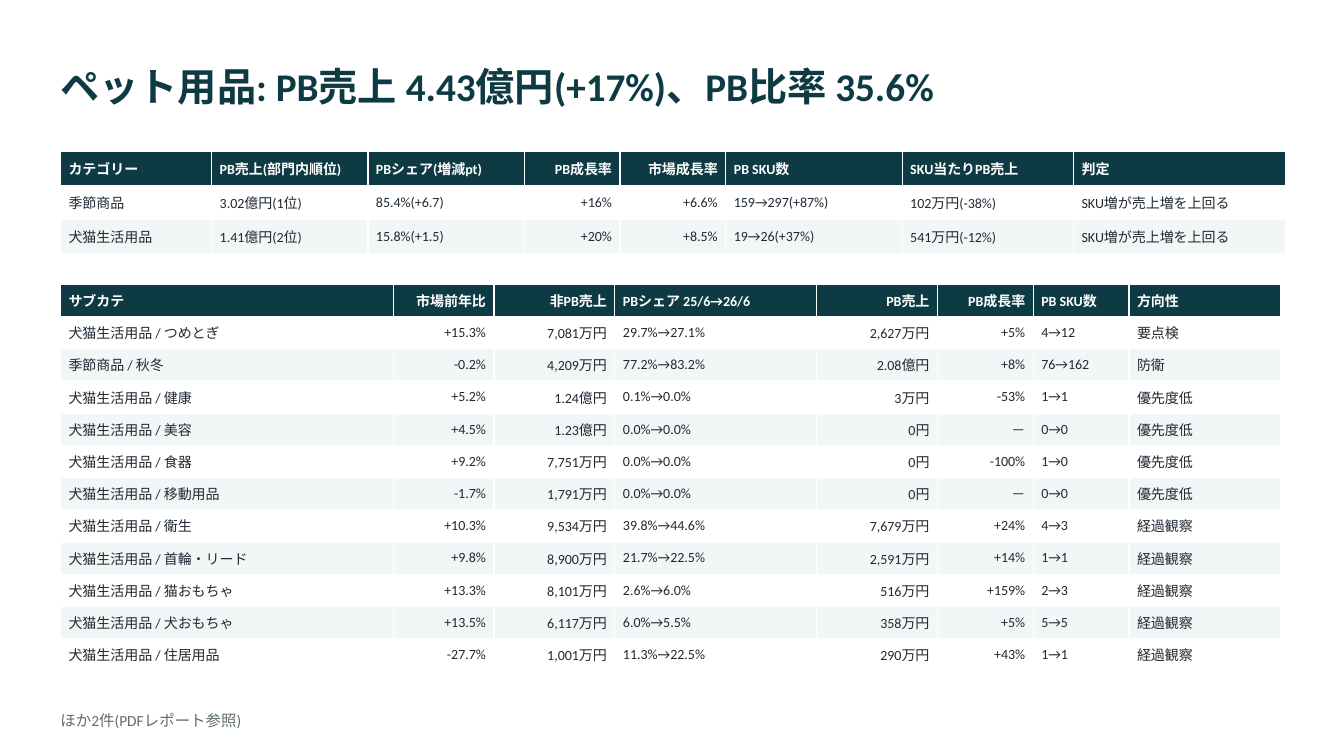
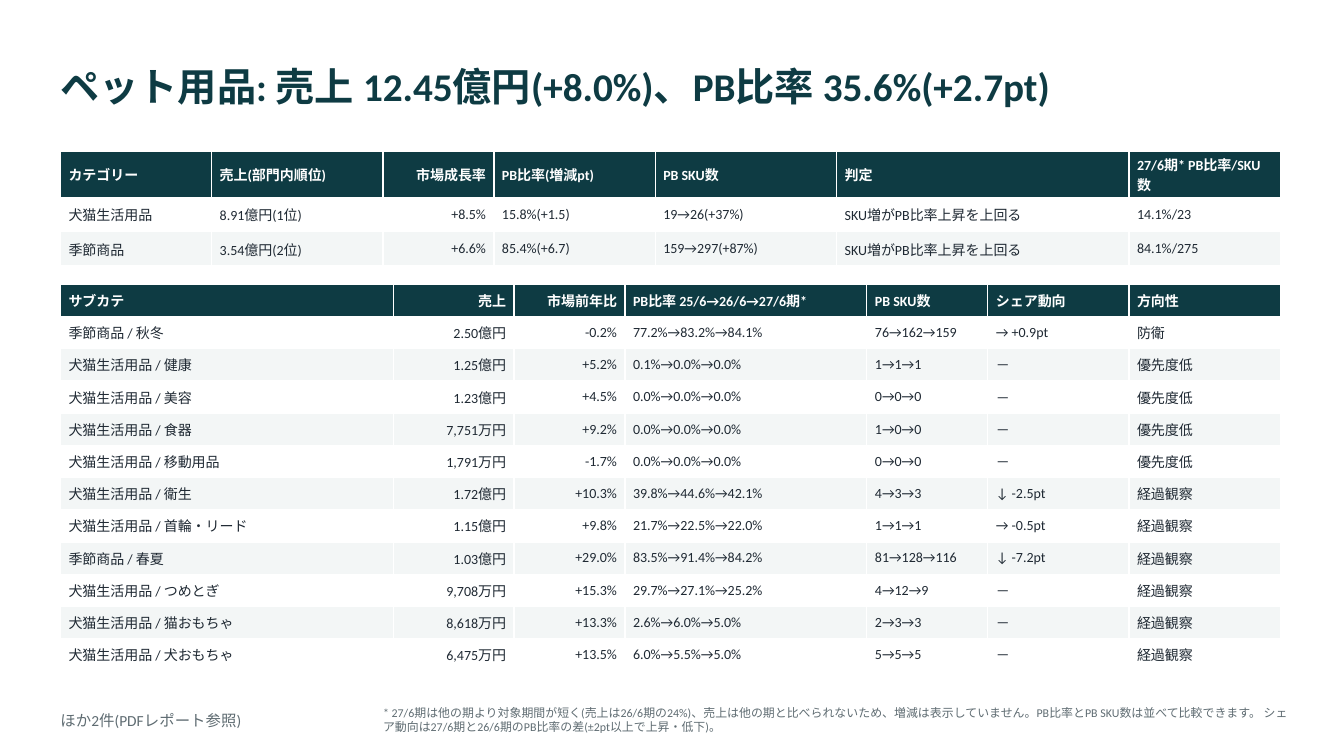
Before and after one commit to akhatri404/trial, a slide deck: slide 12 of 開発方向性 コミュニケーション資料2_PBレポート (2).pptx (slide 13 before the commit). Drawn at 1344x756 pixels with LibreOffice and Linux fonts; fonts in the diff are those of the drawing. Boxes give left, top, right and bottom in pixels: in the first picture for what was removed or moved away, otherwise in the second. Text is boxed around its words. In the diff, an @@ line names an element or a change of style, - is before the commit and + after.

```diff
--- a/開発方向性 コミュニケーション資料2_PBレポート (2).pptx
+++ b/開発方向性 コミュニケーション資料2_PBレポート (2).pptx
@@ title at bbox=[60, 67, 1050, 107]: text changed @@
-ペット用品: PB売上 4.43億円(+17%)、PB比率 35.6%
+ペット用品: 売上 12.45億円(+8.0%)、PB比率 35.6%(+2.7pt)
@@ table at bbox=[60, 151, 1280, 311] @@
-column 1: カテゴリー | 季節商品 | 犬猫生活用品
-column 2: PB売上(部門内順位) | 3.02億円(1位) | 1.41億円(2位)
-column 3: PBシェア(増減pt) | 85.4%(+6.7) | 15.8%(+1.5)
-column 4: PB成長率 | +16% | +20%
-column 5: 市場成長率 | +6.6% | +8.5%
-column 6: PB SKU数 | 159→297(+87%) | 19→26(+37%)
-column 7: SKU当たりPB売上 | 102万円(-38%) | 541万円(-12%)
-column 8: 判定 | SKU増が売上増を上回る | SKU増が売上増を上回る
+column 1: カテゴリー | 犬猫生活用品 | 季節商品
+column 2: 売上(部門内順位) | 8.91億円(1位) | 3.54億円(2位)
+column 3: 市場成長率 | +8.5% | +6.6%
+column 4: PB比率(増減pt) | 15.8%(+1.5) | 85.4%(+6.7)
+column 5: PB SKU数 | 19→26(+37%) | 159→297(+87%)
+column 6: 判定 | SKU増がPB比率上昇を上回る | SKU増がPB比率上昇を上回る
+column 7: 27/6期* PB比率/SKU数 | 14.1%/23 | 84.1%/275
@@ table: place and size @@
-table at bbox=[60, 151, 1286, 254]
+table at bbox=[60, 151, 1280, 311]
@@ table at bbox=[60, 284, 1280, 671] @@
-column 1: サブカテ | 犬猫生活用品 / つめとぎ | 季節商品 / 秋冬 | 犬猫生活用品 / 健康 | 犬猫生活用品 / 美容 | 犬猫生活用品 / 食器 | 犬猫生活用品 / 移動用品 | 犬猫生活用品 / 衛生 | 犬猫生活用品 / 首輪・リード | 犬猫生活用品 / 猫おもちゃ | 犬猫生活用品 / 犬おもちゃ | 犬猫生活用品 / 住居用品
-column 2: 市場前年比 | +15.3% | -0.2% | +5.2% | +4.5% | +9.2% | -1.7% | +10.3% | +9.8% | +13.3% | +13.5% | -27.7%
-column 3: 非PB売上 | 7,081万円 | 4,209万円 | 1.24億円 | 1.23億円 | 7,751万円 | 1,791万円 | 9,534万円 | 8,900万円 | 8,101万円 | 6,117万円 | 1,001万円
-column 4: PBシェア 25/6→26/6 | 29.7%→27.1% | 77.2%→83.2% | 0.1%→0.0% | 0.0%→0.0% | 0.0%→0.0% | 0.0%→0.0% | 39.8%→44.6% | 21.7%→22.5% | 2.6%→6.0% | 6.0%→5.5% | 11.3%→22.5%
-column 5: PB売上 | 2,627万円 | 2.08億円 | 3万円 | 0円 | 0円 | 0円 | 7,679万円 | 2,591万円 | 516万円 | 358万円 | 290万円
-column 6: PB成長率 | +5% | +8% | -53% | － | -100% | － | +24% | +14% | +159% | +5% | +43%
-column 7: PB SKU数 | 4→12 | 76→162 | 1→1 | 0→0 | 1→0 | 0→0 | 4→3 | 1→1 | 2→3 | 5→5 | 1→1
-column 8: 方向性 | 要点検 | 防衛 | 優先度低 | 優先度低 | 優先度低 | 優先度低 | 経過観察 | 経過観察 | 経過観察 | 経過観察 | 経過観察
+column 1: サブカテ | 季節商品 / 秋冬 | 犬猫生活用品 / 健康 | 犬猫生活用品 / 美容 | 犬猫生活用品 / 食器 | 犬猫生活用品 / 移動用品 | 犬猫生活用品 / 衛生 | 犬猫生活用品 / 首輪・リード | 季節商品 / 春夏 | 犬猫生活用品 / つめとぎ | 犬猫生活用品 / 猫おもちゃ | 犬猫生活用品 / 犬おもちゃ
+column 2: 売上 | 2.50億円 | 1.25億円 | 1.23億円 | 7,751万円 | 1,791万円 | 1.72億円 | 1.15億円 | 1.03億円 | 9,708万円 | 8,618万円 | 6,475万円
+column 3: 市場前年比 | -0.2% | +5.2% | +4.5% | +9.2% | -1.7% | +10.3% | +9.8% | +29.0% | +15.3% | +13.3% | +13.5%
+column 4: PB比率 25/6→26/6→27/6期* | 77.2%→83.2%→84.1% | 0.1%→0.0%→0.0% | 0.0%→0.0%→0.0% | 0.0%→0.0%→0.0% | 0.0%→0.0%→0.0% | 39.8%→44.6%→42.1% | 21.7%→22.5%→22.0% | 83.5%→91.4%→84.2% | 29.7%→27.1%→25.2% | 2.6%→6.0%→5.0% | 6.0%→5.5%→5.0%
+column 5: PB SKU数 | 76→162→159 | 1→1→1 | 0→0→0 | 1→0→0 | 0→0→0 | 4→3→3 | 1→1→1 | 81→128→116 | 4→12→9 | 2→3→3 | 5→5→5
+column 6: シェア動向 | → +0.9pt | － | － | － | － | ↓ -2.5pt | → -0.5pt | ↓ -7.2pt | － | － | －
+column 7: 方向性 | 防衛 | 優先度低 | 優先度低 | 優先度低 | 優先度低 | 経過観察 | 経過観察 | 経過観察 | 経過観察 | 経過観察 | 経過観察
@@ text added at bbox=[383, 707, 1288, 733], 8.5 pt, text #5F6C72 @@
+* 27/6期は他の期より対象期間が短く(売上は26/6期の24%)、売上は他の期と比べられないため、増減は表示していません。PB比率とPB SKU数は並べて比較できます。 シェア動向は27/6期と26/6期のPB比率の差(±2pt以上で上昇・低下)。
```
Also in this commit, not shown: 11 other slides changed, 2 slides added, 4 slides removed, 2 other files.
